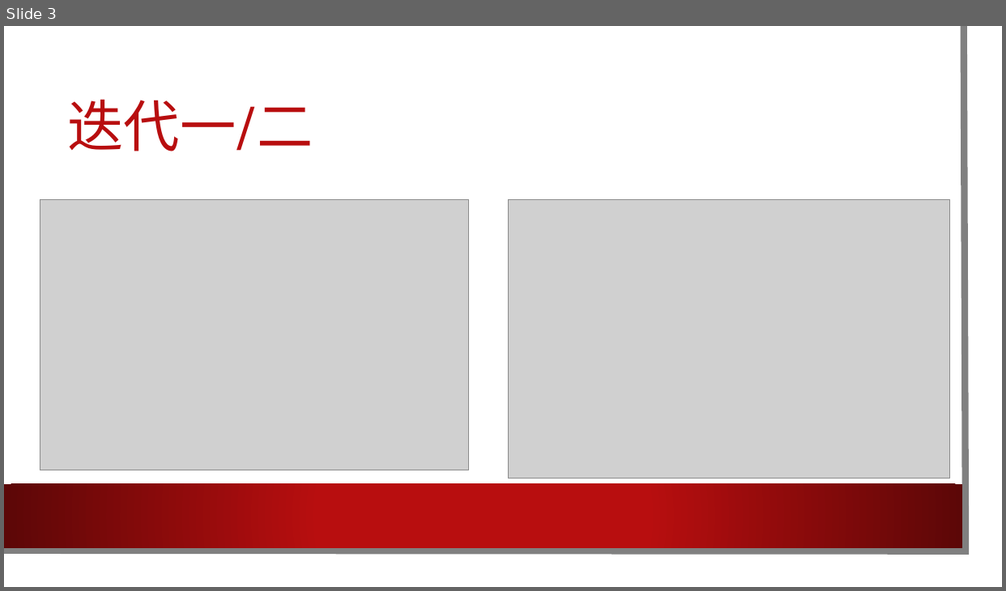
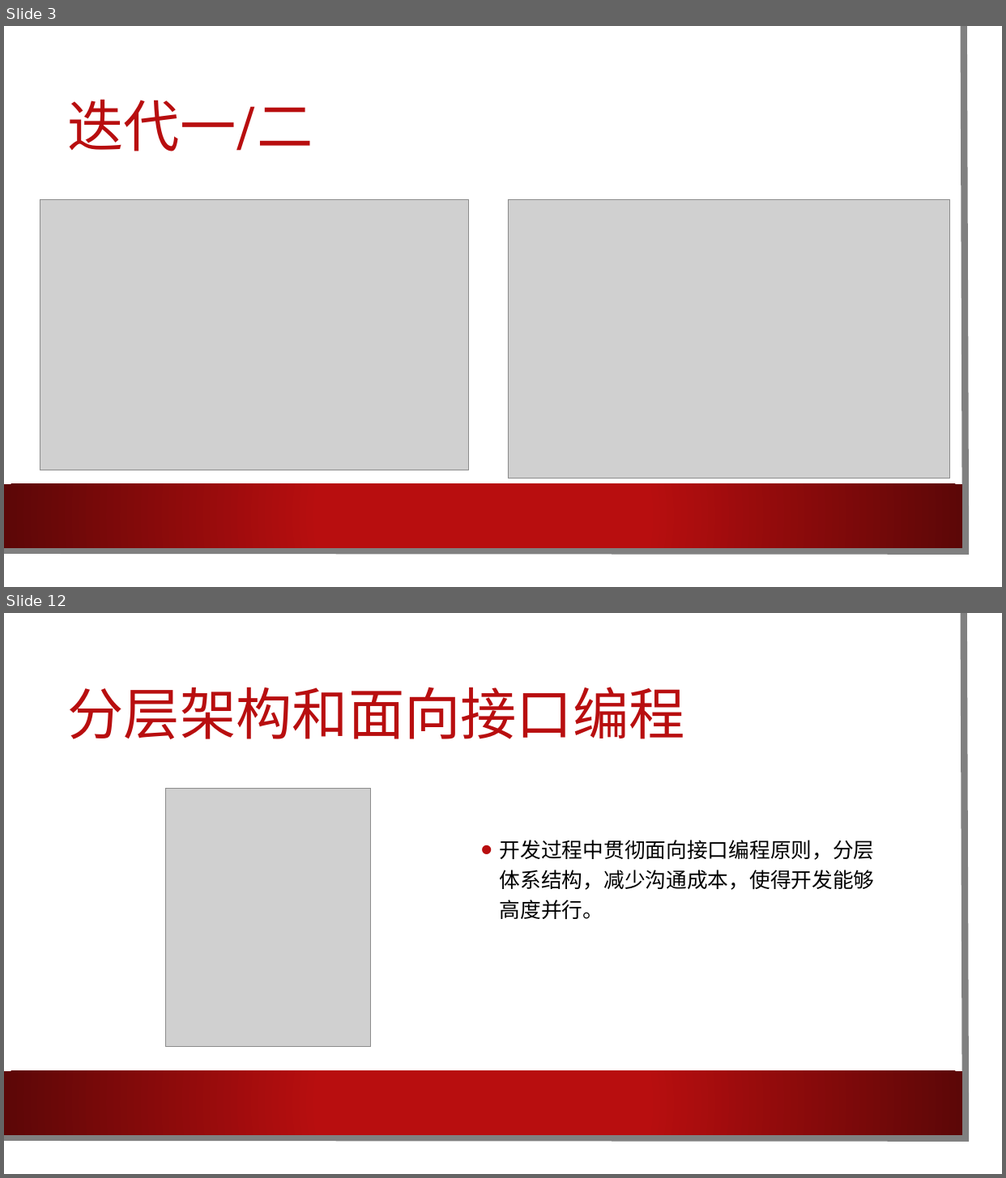
Before and after one commit to cylong1016/Nbalabala, a slide deck: 文档/软工.pptx. Shown one above the other, each under a label of ours: slide 3 before the commit, slides 3 and 12 after it; the slides between them are not shown. The pictures are 1006x591 and 1006x1178 pixels, drawn with LibreOffice and Linux fonts; fonts in the diff are those of the drawing; grey boxes stand for pictures; background and template pictures are left out. Boxes give left, top, right and bottom in pixels: in the first picture for what was removed or moved away, otherwise in the second. Text is boxed around its words. In the diff, an @@ line names an element or a change of style, - is before the commit and + after.

```diff
--- a/文档/软工.pptx
+++ b/文档/软工.pptx
@@ slide 12 added at [4, 613, 1002, 1174], background picture (left out); not listed: 3 template elements that a slide beside it also shows @@
@@ title added at [68, 687, 685, 739], 54 pt, text #B80E0F @@
+分层架构和面向接口编程
@@ picture added at [166, 788, 371, 1047] @@
@@ text added at [500, 840, 875, 919], 20 pt, text #000000 @@
+• 开发过程中贯彻面向接口编程原则，分层体系结构，减少沟通成本，使得开发能够高度并行。
```
Also in this commit, not shown: 4 slides changed, 9 other slides added, 1 slide removed.
